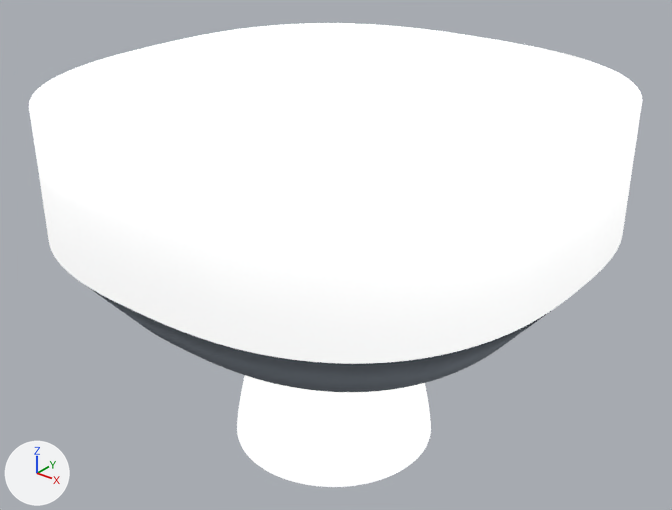
Before and after pictures for a commit that changed the glTF model deviceprofiles/SmartThingsMotionSensor.gltf.
One viewpoint serves both versions: a camera (50 mm lens) standing at (1.198, -1.506, 1.395) and looking at (-0.006, -0.001, 0.462). Every picture has the same lights, and +X, +Y and +Z are marked at lower left. Where no turn or scale is listed for an object, it has been applied to the vertices.

Objects in the first picture: 'PIP Sencor', 'bottomroot', 'frontcover', 'rearcover'.
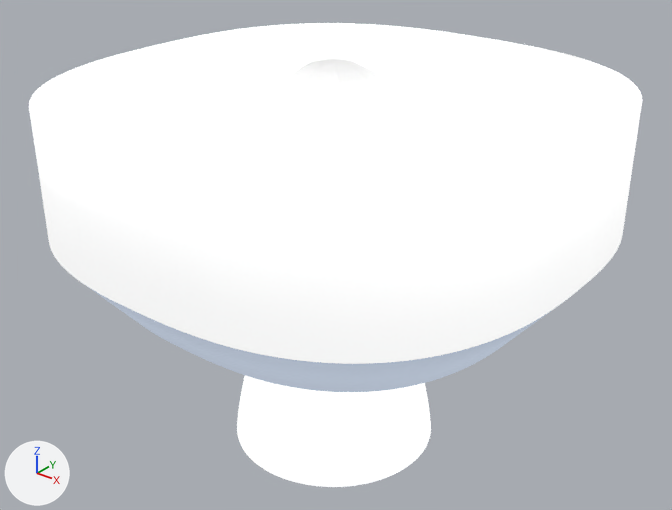
Location of each change, (x1, y1, x2, y2) in pixels of the pictures (672 x 510 px):
'rearcover', recoloured, surface changed
    both: (88, 287, 548, 392)

The change, as a diff of the scene's bpy script:
```diff
--- a/deviceprofiles/SmartThingsMotionSensor.gltf.py
+++ b/deviceprofiles/SmartThingsMotionSensor.gltf.py
@@ mat_매테리얼_002 @@
 mat_매테리얼_002.emission_color = (0.774, 0.839, 0.97)  # white #e4ecfc
-mat_매테리얼_002.emission_strength = 1.0
@@ mat_grayplastic_002 @@
 mat_grayplastic_002.roughness = 1.0
+mat_grayplastic_002.emission_color = (0.362, 0.411, 0.497)  # grey #a2acbb
+mat_grayplastic_002.emission_strength = 1.0
```
